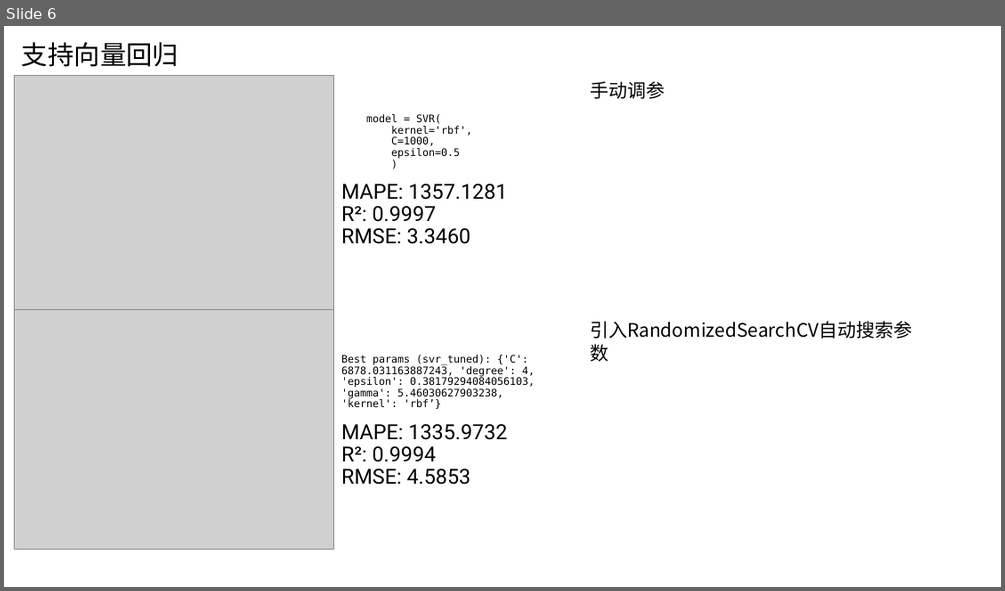
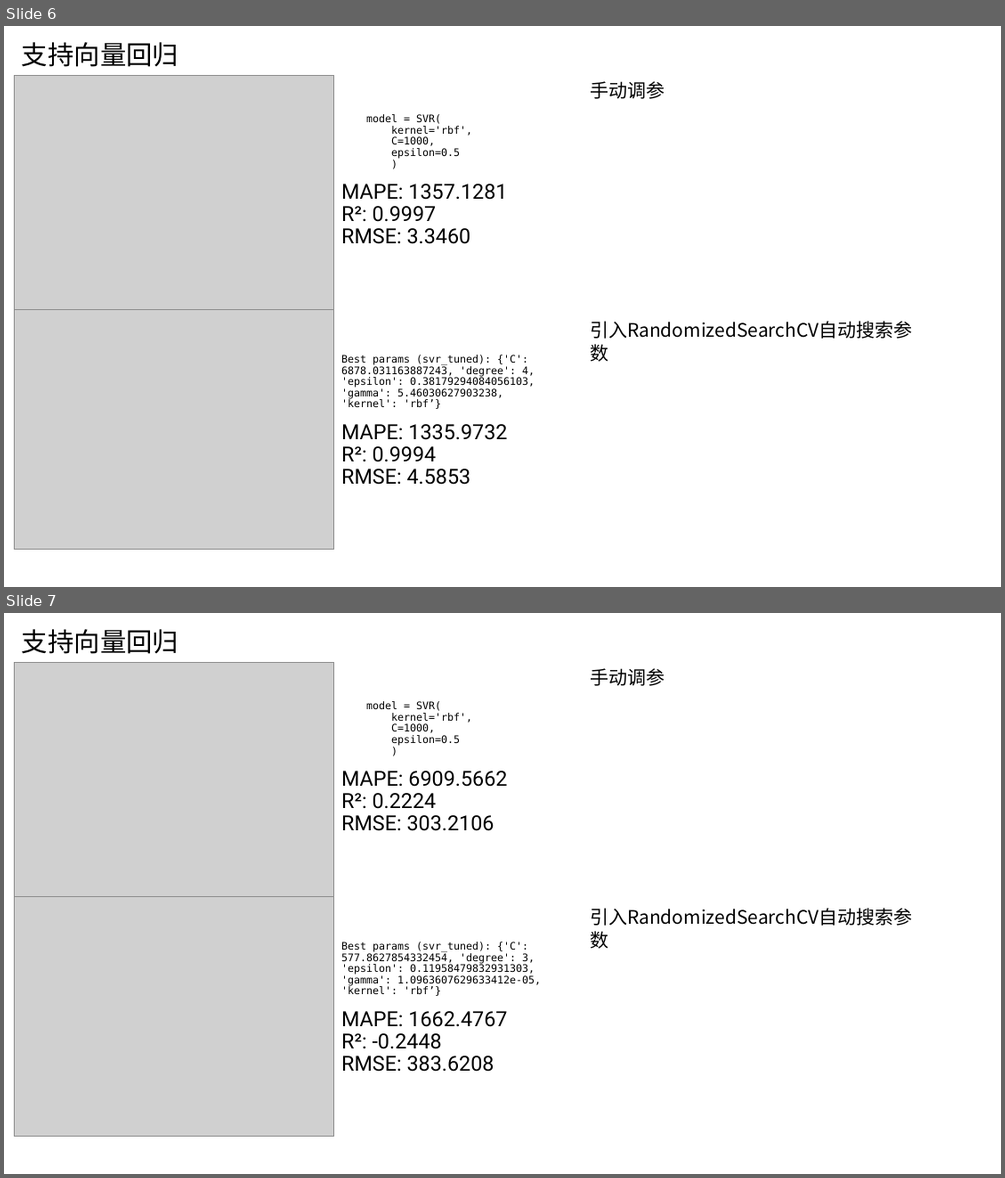
Before and after one commit to AE-26710/Time-Prediction, a slide deck: R5.pptx. Shown one above the other, each under a label of ours: slide 6 before the commit, slides 6 and 7 after it. The pictures are 1005x591 and 1005x1178 pixels, drawn with LibreOffice and Linux fonts; fonts in the diff are those of the drawing; grey boxes stand for pictures. Boxes give left, top, right and bottom in pixels: in the first picture for what was removed or moved away, otherwise in the second. Text is boxed around its words. In the diff, an @@ line names an element or a change of style, - is before the commit and + after.

```diff
--- a/R5.pptx
+++ b/R5.pptx
@@ slide 7 added at [4,613,1001,1174], background #FFFFFF @@
@@ title added at [22,629,178,654], 25.2 pt, text #000000 @@
+支持向量回归
@@ picture added at [15,662,334,902] @@
@@ text added at [590,668,664,686], 18 pt, text #000000 @@
+手动调参
@@ text added at [341,701,507,831], 10 pt, text #000000 @@
+model = SVR(
+kernel='rbf',
+C=1000,
+epsilon=0.5
+)
+MAPE: 6909.5662
+R²: 0.2224
+RMSE: 303.2106
@@ picture added at [15,896,334,1136] @@
@@ text added at [590,908,913,925], 18 pt, text #000000 @@
+引入RandomizedSearchCV自动搜索参数
@@ text added at [341,941,541,1071], 10 pt, text #000000 @@
+Best params (svr_tuned): {'C': 577.8627854332454, 'degree': 3, 'epsilon': 0.11958479832931303, 'gamma': 1.0963607629633412e-05, 'kernel': 'rbf’}
+MAPE: 1662.4767
+R²: -0.2448
+RMSE: 383.6208
```
Also in this commit, not shown: 9 slides changed, 6 other slides added, 12 other files.
